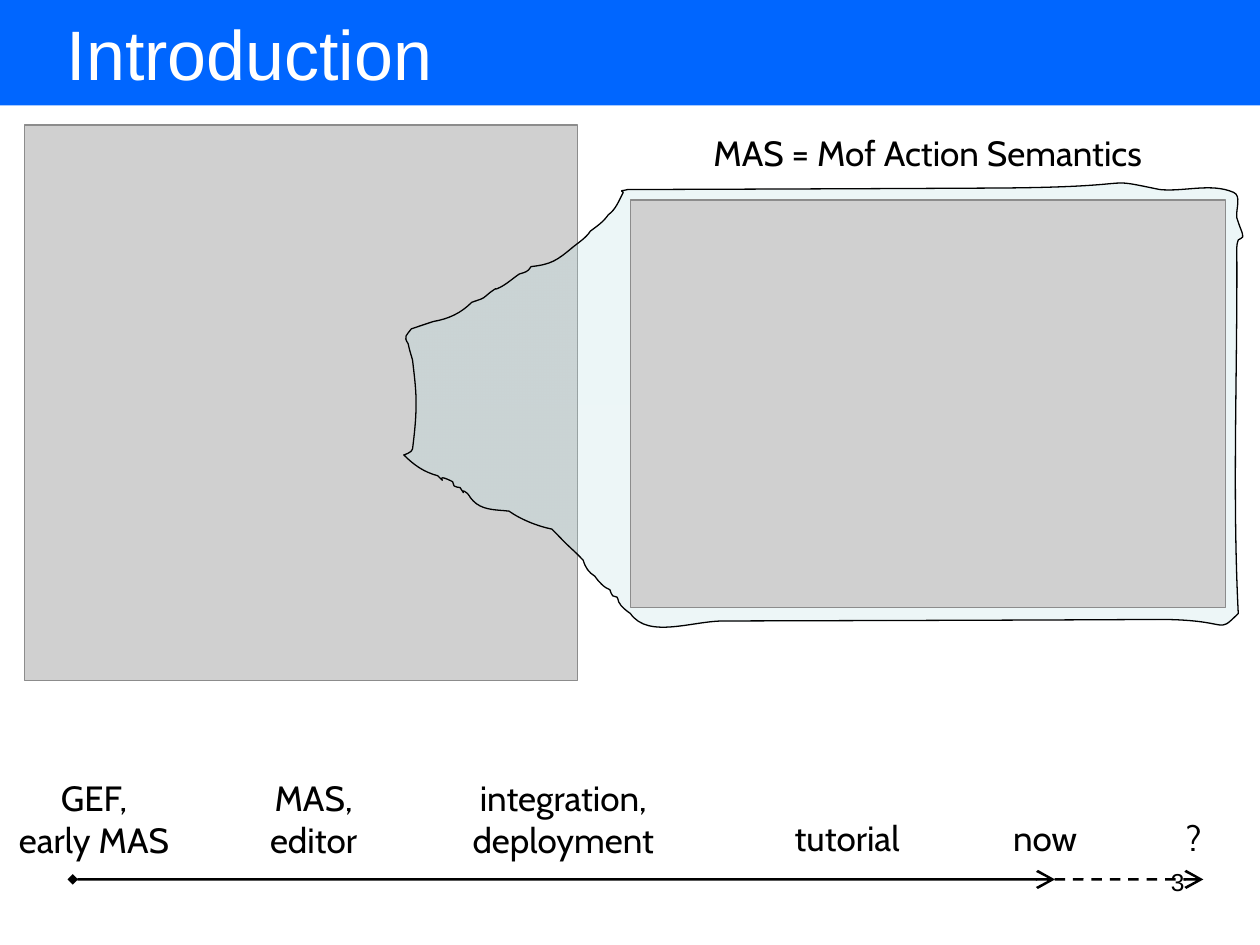
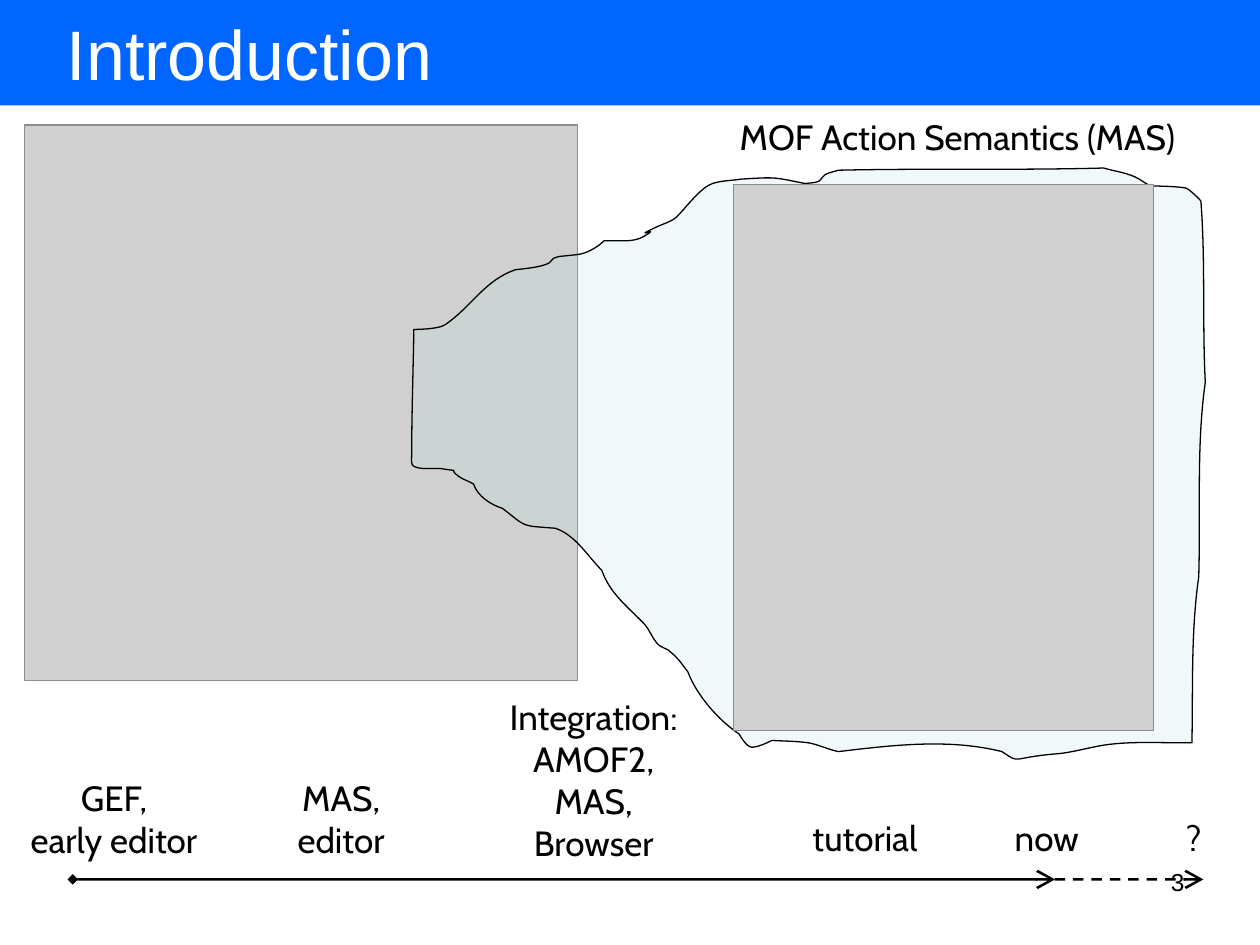
Before and after one commit to BackupTheBerlios/amof2-svn, a slide deck: slide 3 of trunk/hub.sam.stateautomaton/resources/presentation/using our tools for model driven language development.ppt. Drawn at 1260x945 pixels with LibreOffice and Linux fonts; fonts in the diff are those of the drawing; grey boxes stand for pictures. Boxes give left, top, right and bottom in pixels: in the first picture for what was removed or moved away, otherwise in the second. Text is boxed around its words. In the diff, an @@ line names an element or a change of style, - is before the commit and + after.

Commit message:
partial tutorial update.

```diff
--- a/trunk/hub.sam.stateautomaton/resources/presentation/using our tools for model driven language development.ppt
+++ b/trunk/hub.sam.stateautomaton/resources/presentation/using our tools for model driven language development.ppt
@@ text at (740,123,1175,155): text changed @@
-MAS = Mof Action Semantics
+MOF Action Semantics (MAS)
@@ freeform shape: place and size @@
-freeform shape at (403,176,1244,640)
+freeform shape at (411,168,1206,764)
@@ freeform shape at (411,168,1206,764): fill gradient #BBE0E3 to #BBE0E3 at 20% opacity @@
@@ picture: place and size @@
-picture at (630,200,1225,607)
+picture at (733,185,1153,731)
@@ text at (510,705,678,857): text changed @@
-integration,
-deployment
+Integration:
+AMOF2,
+MAS,
+Browser
@@ text "MAS, editor": place and size @@
-text "MAS, editor" at (270,786,357,854)
+text "MAS, editor" at (298,786,385,854)
@@ text at (31,826,197,862): text changed @@
-early MAS
+early editor
@@ text "tutorial": place and size @@
-text "tutorial" at (795,824,900,852)
+text "tutorial" at (812,824,917,852)
```
Also in this commit, not shown: 14 other slides changed, 2 slides added, 4 slides removed, 19 other files.
